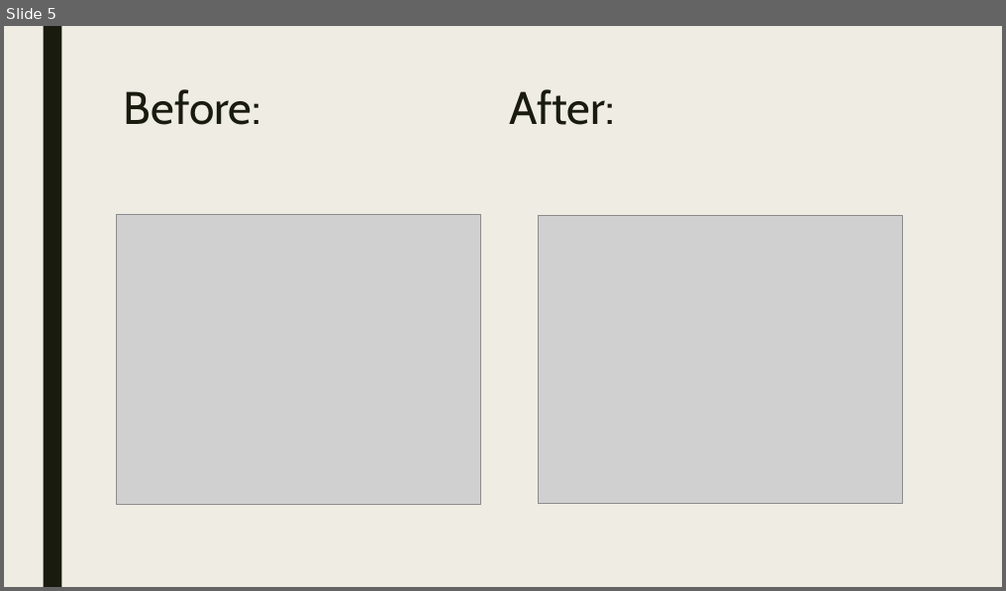
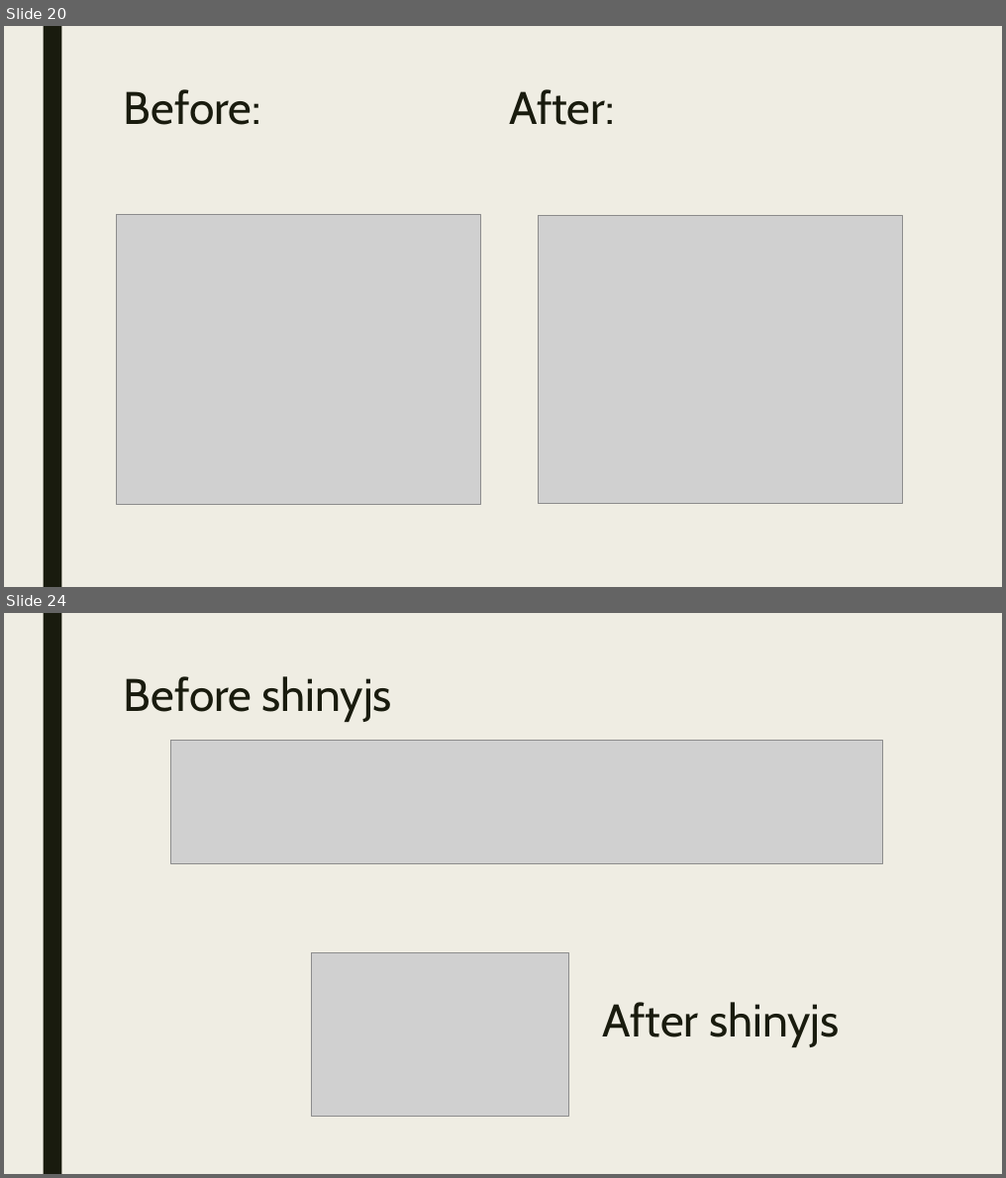
Before and after one commit to RforOperations2018/Class_5, a slide deck: Class 6.pptx. Shown one above the other, each under a label of ours: slide 5 before the commit, slides 20 and 24 after it; the slides between them are not shown. The pictures are 1006x591 and 1006x1178 pixels, drawn with LibreOffice and Linux fonts; fonts in the diff are those of the drawing; grey boxes stand for pictures. Boxes give left, top, right and bottom in pixels: in the first picture for what was removed or moved away, otherwise in the second. Text is boxed around its words. In the diff, an @@ line names an element or a change of style, - is before the commit and + after.

```diff
--- a/Class 6.pptx
+++ b/Class 6.pptx
@@ slide 24 added at (x1=4, y1=613, x2=1002, y2=1174), background #EFEDE3; not listed: 1 template element that a slide beside it also shows @@
@@ title added at (x1=124, y1=676, x2=392, y2=722), 44 pt, text #191B0E @@
+Before shinyjs
@@ picture added at (x1=171, y1=741, x2=882, y2=864) @@
@@ picture added at (x1=311, y1=953, x2=568, y2=1116) @@
@@ text added at (x1=603, y1=1002, x2=839, y2=1048), 44 pt, text #191B0E @@
+After shinyjs
@@ what was slide 5 is now slide 20 @@
```
Also in this commit, not shown: 3 slides changed, 10 other slides added, 2 other files.
